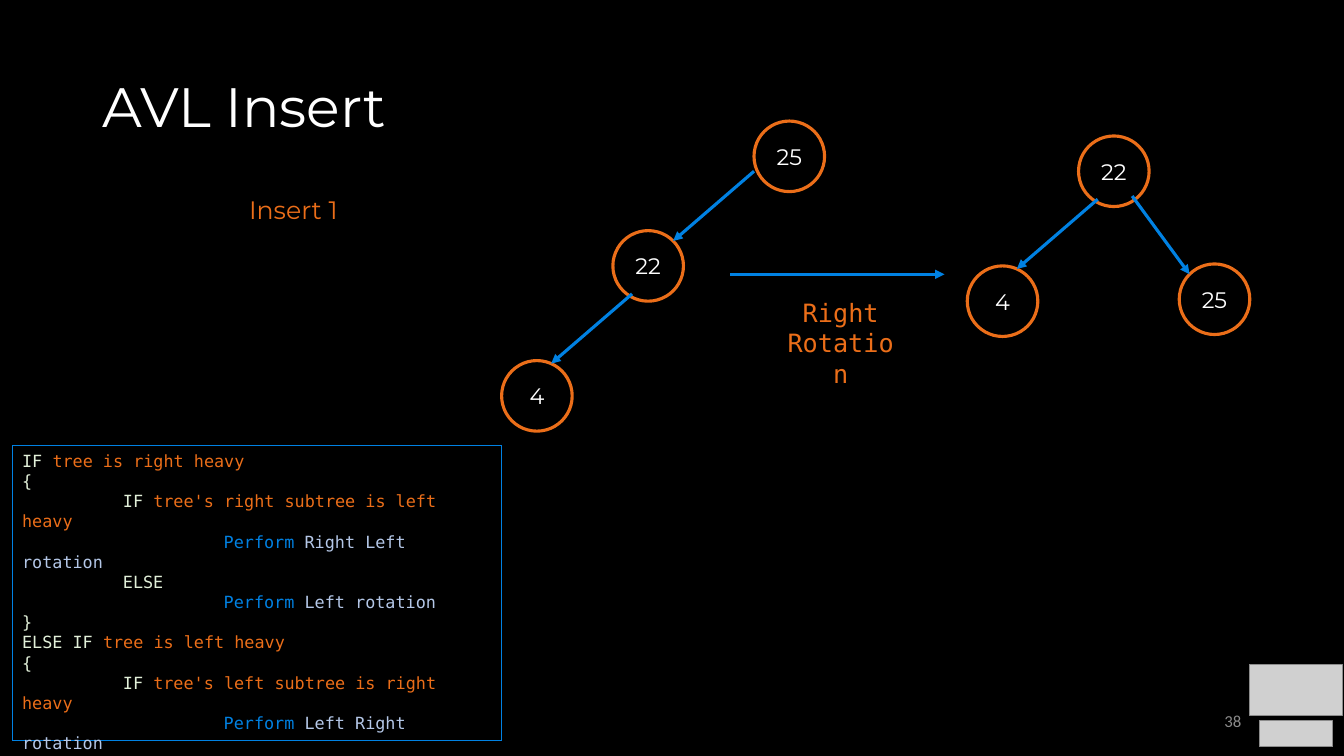
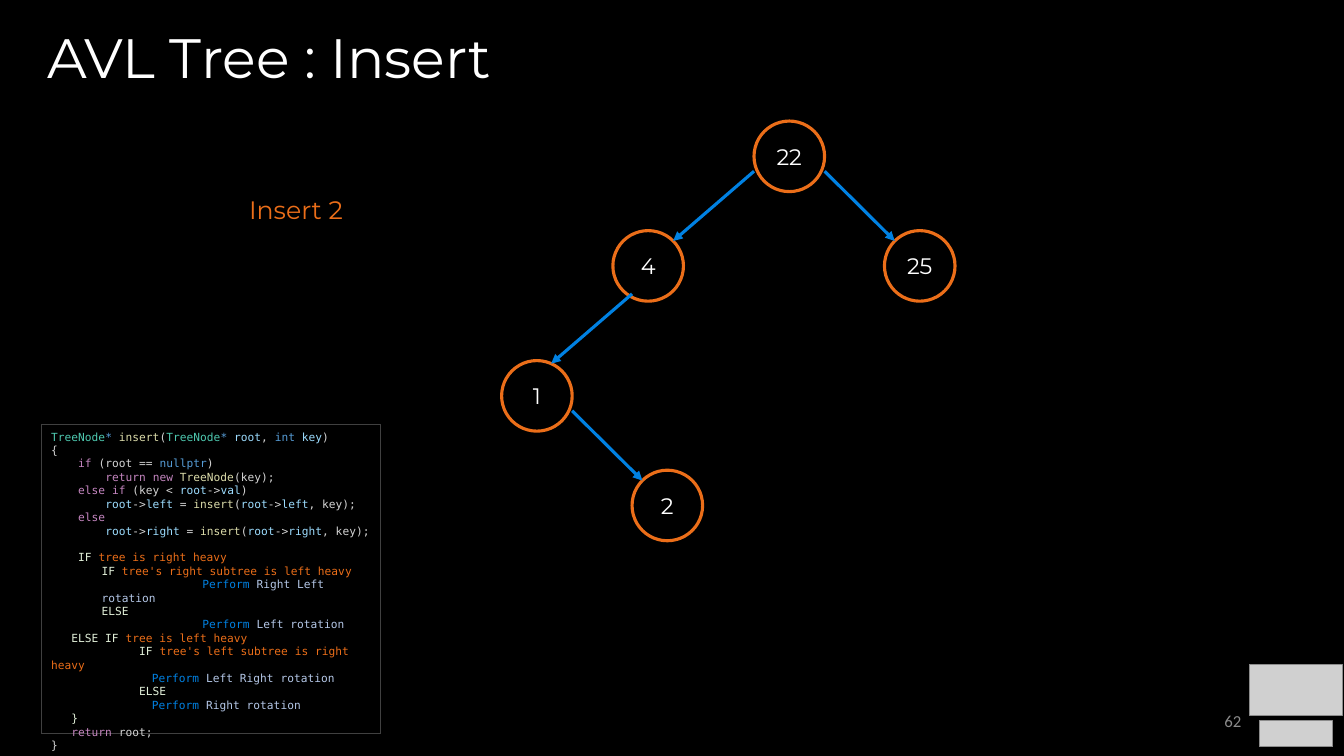
Before and after one commit to COP3530/Instructional-Content, a slide deck: slide 62 of Slides-PPT/4 - Balanced Trees.pptx (slide 38 before the commit). Drawn at 1344x756 pixels with LibreOffice and Linux fonts; fonts in the diff are those of the drawing; grey boxes stand for pictures. Boxes give left, top, right and bottom in pixels: in the first picture for what was removed or moved away, otherwise in the second. Text is boxed around its words. In the diff, an @@ line names an element or a change of style, - is before the commit and + after.

Commit message:
balanced tree changes

```diff
--- a/Slides-PPT/4 - Balanced Trees.pptx
+++ b/Slides-PPT/4 - Balanced Trees.pptx
@@ title at bbox=[47, 39, 490, 79]: text changed @@
-AVL Insert
+AVL Tree : Insert
@@ ellipse "22": place and size @@
-ellipse "22" at bbox=[613, 231, 684, 301]
+ellipse "22" at bbox=[754, 121, 825, 192]
@@ ellipse removed at bbox=[1079, 136, 1149, 207] @@
-22
@@ arrow moved from (1098, 200) - (1017, 269) to (825, 171) - (895, 241) @@
@@ text at bbox=[249, 201, 343, 219]: text changed @@
-Insert 1
+Insert 2
@@ ellipse "4": place and size @@
-ellipse "4" at bbox=[502, 361, 573, 432]
+ellipse "4" at bbox=[613, 231, 684, 301]
@@ ellipse "25": place and size @@
-ellipse "25" at bbox=[754, 121, 825, 192]
+ellipse "25" at bbox=[884, 231, 955, 301]
@@ ellipse removed at bbox=[968, 266, 1038, 337] @@
-4
@@ ellipse removed at bbox=[1180, 264, 1250, 335] @@
-25
@@ arrow removed from (730, 274) to (945, 274) @@
@@ text removed at bbox=[803, 303, 879, 328] @@
-Right Rotation
@@ ellipse added at bbox=[502, 361, 573, 432], outline #EB6E19 2.25 pt, 16 pt, text #FFFFFF @@
+1
@@ arrow moved from (1132, 197) - (1190, 274) to (573, 411) - (642, 481) @@
@@ text in rectangle at bbox=[41, 425, 381, 734]: paragraph removed @@
-{
@@ text in rectangle at bbox=[41, 425, 381, 734]: paragraph removed @@
-}
@@ text in rectangle at bbox=[41, 425, 381, 734]: paragraph removed @@
-{
@@ rectangle "TreeNode* insert(TreeNode* root, int key)": place and size @@
-rectangle "TreeNode* insert(TreeNode* root, int key)" at bbox=[12, 446, 502, 741]
+rectangle "TreeNode* insert(TreeNode* root, int key)" at bbox=[41, 425, 381, 734]
@@ rectangle "TreeNode* insert(TreeNode* root, int key)" at bbox=[41, 425, 381, 734]: outline #0081E2 0.75 pt to #404040 0.75 pt @@
@@ text in rectangle at bbox=[51, 432, 370, 538]: paragraphs added @@
+TreeNode* insert(TreeNode* root, int key)
+{
+if (root == nullptr)
+return new TreeNode(key);
+else if (key < root->val)
+root->left = insert(root->left, key);
+else
+root->right = insert(root->right, key);
@@ ellipse added at bbox=[632, 470, 703, 540], outline #EB6E19 2.25 pt, 16 pt, text #FFFFFF @@
+2
@@ text in rectangle at bbox=[51, 552, 352, 712]: size 12 to 8 pt in "IF tree is right heavy", "IF tree's right subtree is left heavy", "Perform Right Left rotation", "ELSE" and 7 more places; list level 1 to 2 in "IF tree's right subtree is ..."; list level 1 to 2 in "Perform Right Left rotation"; list level 1 to 2 in "ELSE"; list level 1 to 2 in "Perform Left rotation" @@
@@ page number at bbox=[1224, 716, 1241, 727]: text changed @@
-38
+62
@@ text in rectangle at bbox=[71, 728, 153, 738]: paragraphs added @@
+return root;
+}
```
Also in this commit, not shown: 11 other slides changed, 22 slides added, 1 other file.
